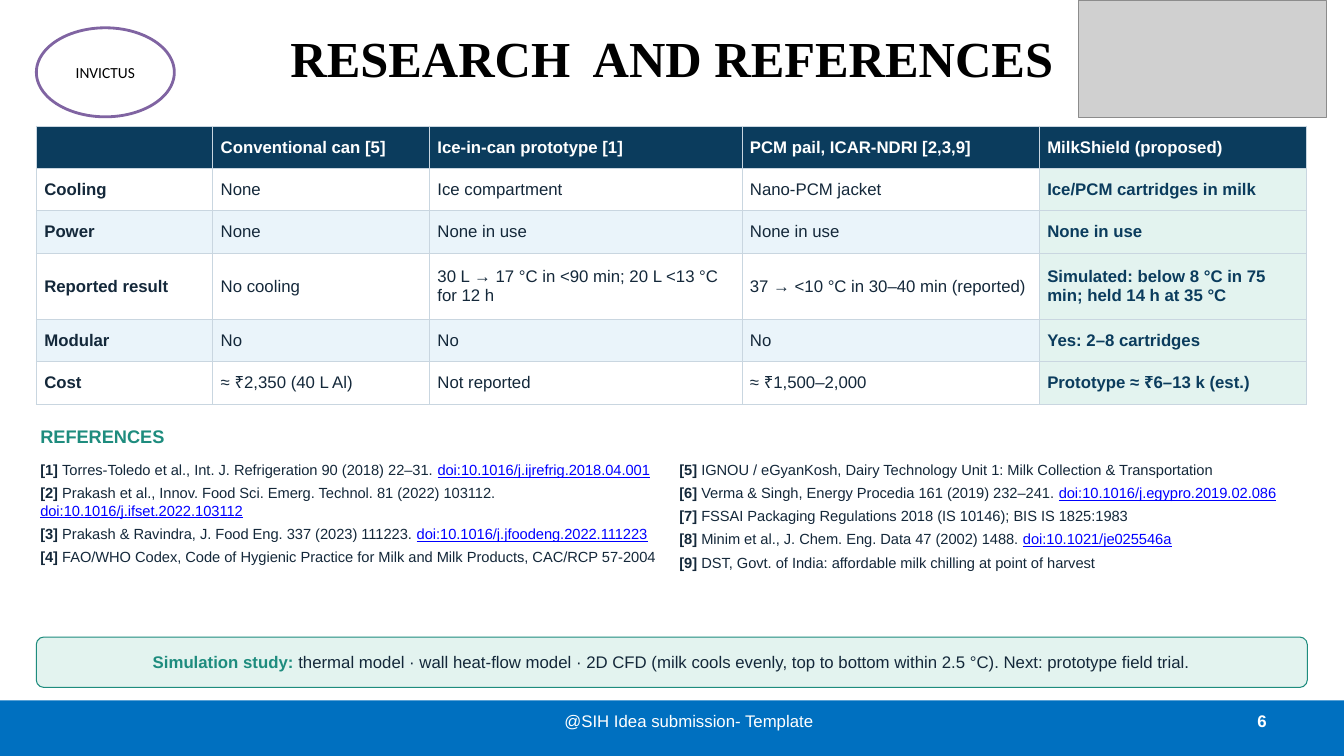
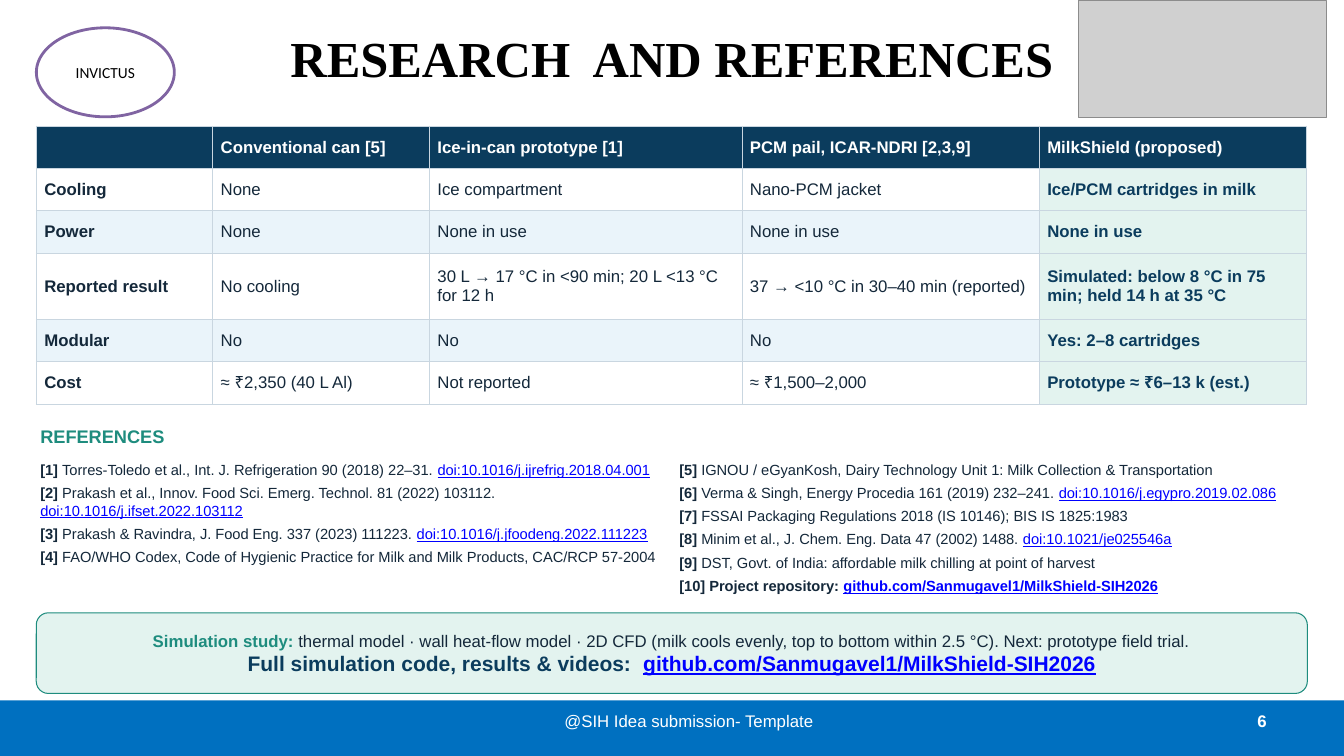
Before and after one commit to Sanmugavel1/MilkShield-SIH2026, a slide deck: slide 6 of 1_Presentation/MilkShield_SIH2026_Idea_PPT_v2.pptx. Drawn at 1344x756 pixels with LibreOffice and Linux fonts; fonts in the diff are those of the drawing; grey boxes stand for pictures. Boxes give left, top, right and bottom in pixels: in the first picture for what was removed or moved away, otherwise in the second. Text is boxed around its words. In the diff, an @@ line names an element or a change of style, - is before the commit and + after.

Commit message:
Add highlighted project repository link to slide 6

```diff
--- a/1_Presentation/MilkShield_SIH2026_Idea_PPT_v2.pptx
+++ b/1_Presentation/MilkShield_SIH2026_Idea_PPT_v2.pptx
@@ text at box(679, 580, 1158, 594): paragraph added @@
+[10] Project repository: github.com/Sanmugavel1/MilkShield-SIH2026
@@ rounded rectangle "Simulation study: thermal model · ...": place and size @@
-rounded rectangle "Simulation study: thermal model · ..." at box(36, 637, 1308, 688)
+rounded rectangle "Simulation study: thermal model · ..." at box(36, 613, 1308, 694)
@@ text in rounded rectangle at box(248, 655, 1095, 676): paragraph added @@
+Full simulation code, results & videos: github.com/Sanmugavel1/MilkShield-SIH2026
```
Also in this commit, not shown: 1 other file.
